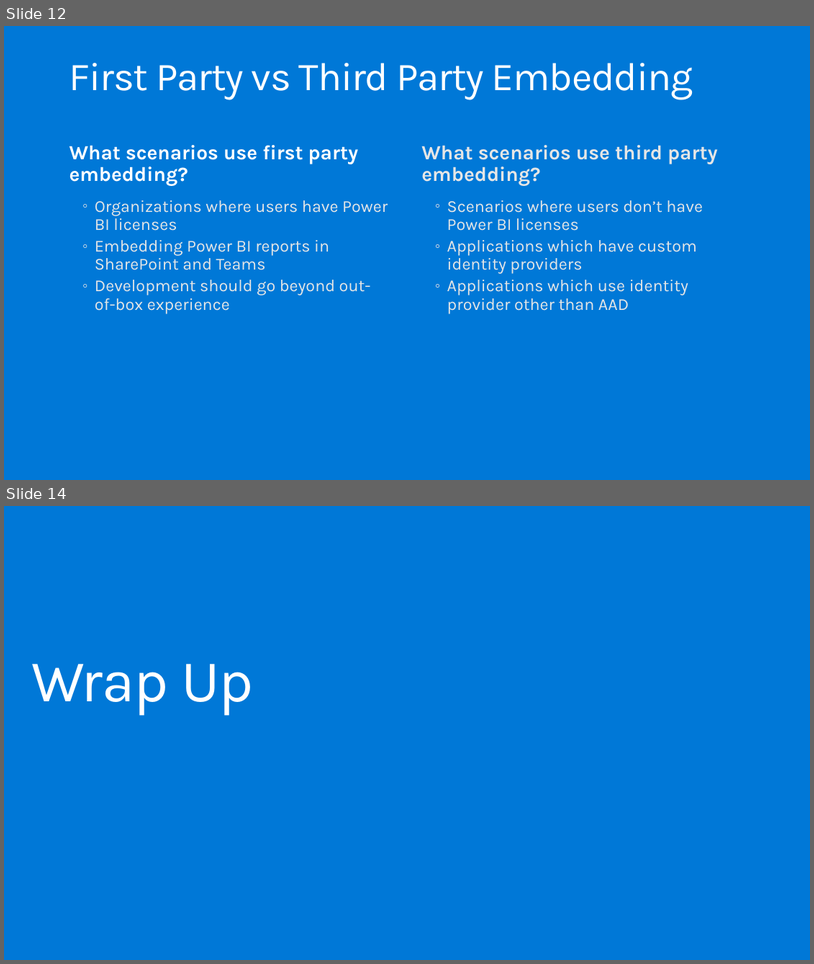
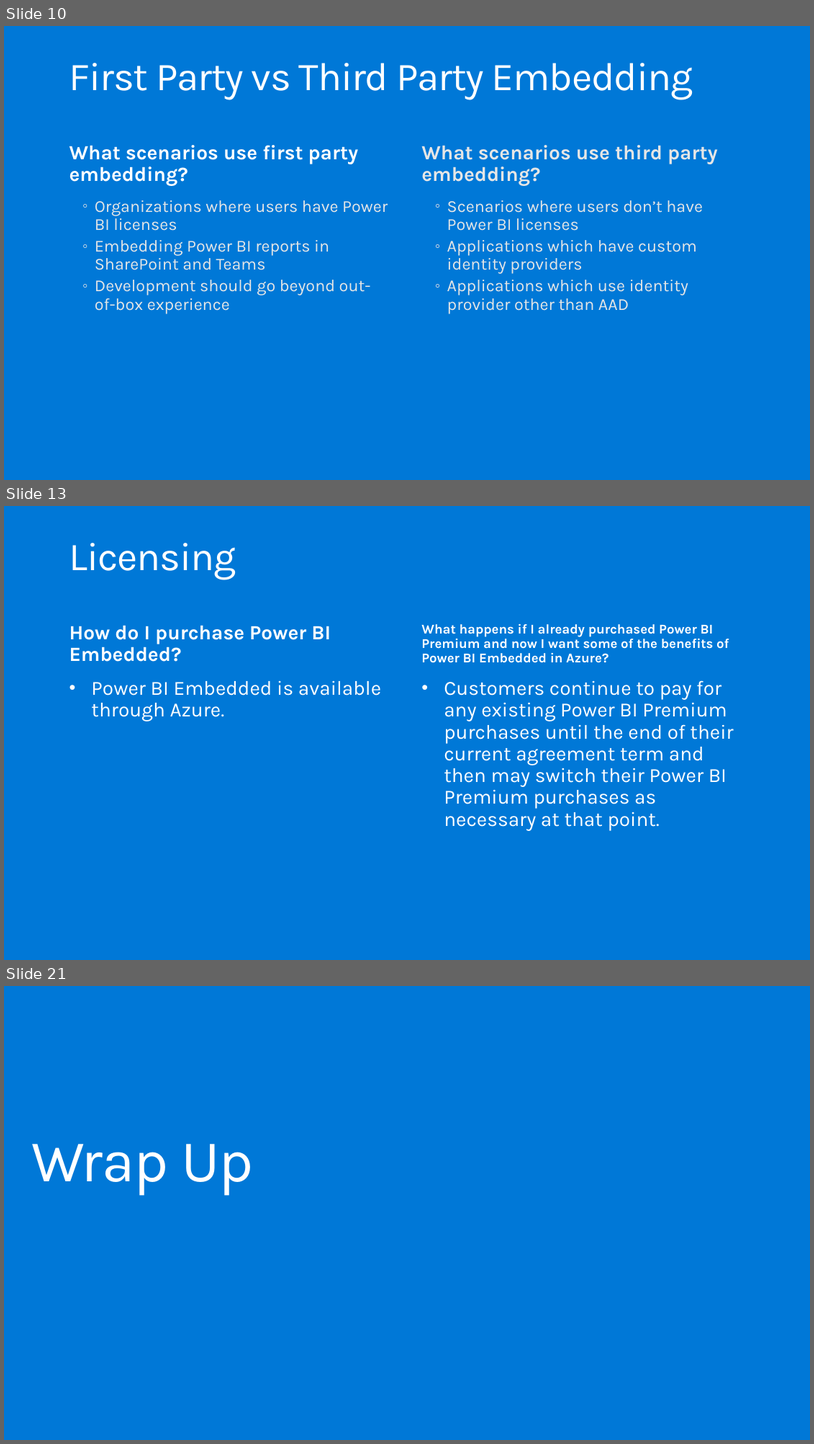
Before and after one commit to hnc198/AzurePowerBI, a slide deck: Hands-on Modules/Embedding/1. What is Power BI Embedded.pptx. Shown one above the other, each under a label of ours: slides 12 and 14 before the commit, slides 10, 13 and 21 after it; the slides between them are not shown. The pictures are 814x964 and 814x1444 pixels, drawn with LibreOffice and Linux fonts; fonts in the diff are those of the drawing. Boxes give left, top, right and bottom in pixels: in the first picture for what was removed or moved away, otherwise in the second. Text is boxed around its words. In the diff, an @@ line names an element or a change of style, - is before the commit and + after.

```diff
--- a/Hands-on Modules/Embedding/1. What is Power BI Embedded.pptx
+++ b/Hands-on Modules/Embedding/1. What is Power BI Embedded.pptx
@@ slide 13 added at (4, 506, 810, 960), background #0078D7 @@
@@ title added at (70, 543, 237, 580), 47 pt, text #FFFFFF @@
+Licensing
@@ text added at (70, 625, 331, 662), 24 pt, text #FFFFFF, bold @@
+How do I purchase Power BI Embedded?
@@ text added at (422, 623, 729, 663), 16 pt, text #FFFFFF, bold @@
+What happens if I already purchased Power BI Premium and now I want some of the benefits of Power BI Embedded in Azure?
@@ text added at (91, 680, 381, 721), 24 pt, text #FFFFFF @@
+• Power BI Embedded is available through Azure.
@@ text added at (444, 680, 733, 830), 24 pt, text #FFFFFF @@
+• Customers continue to pay for any existing Power BI Premium purchases until the end of their current agreement term and then may switch their Power BI Premium purchases as necessary at that point.
@@ what was slide 12 is now slide 10 @@
@@ what was slide 14 is now slide 21 @@
```
Also in this commit, not shown: 7 slides changed, 7 other slides added, 1 slide removed, 4 other files.
